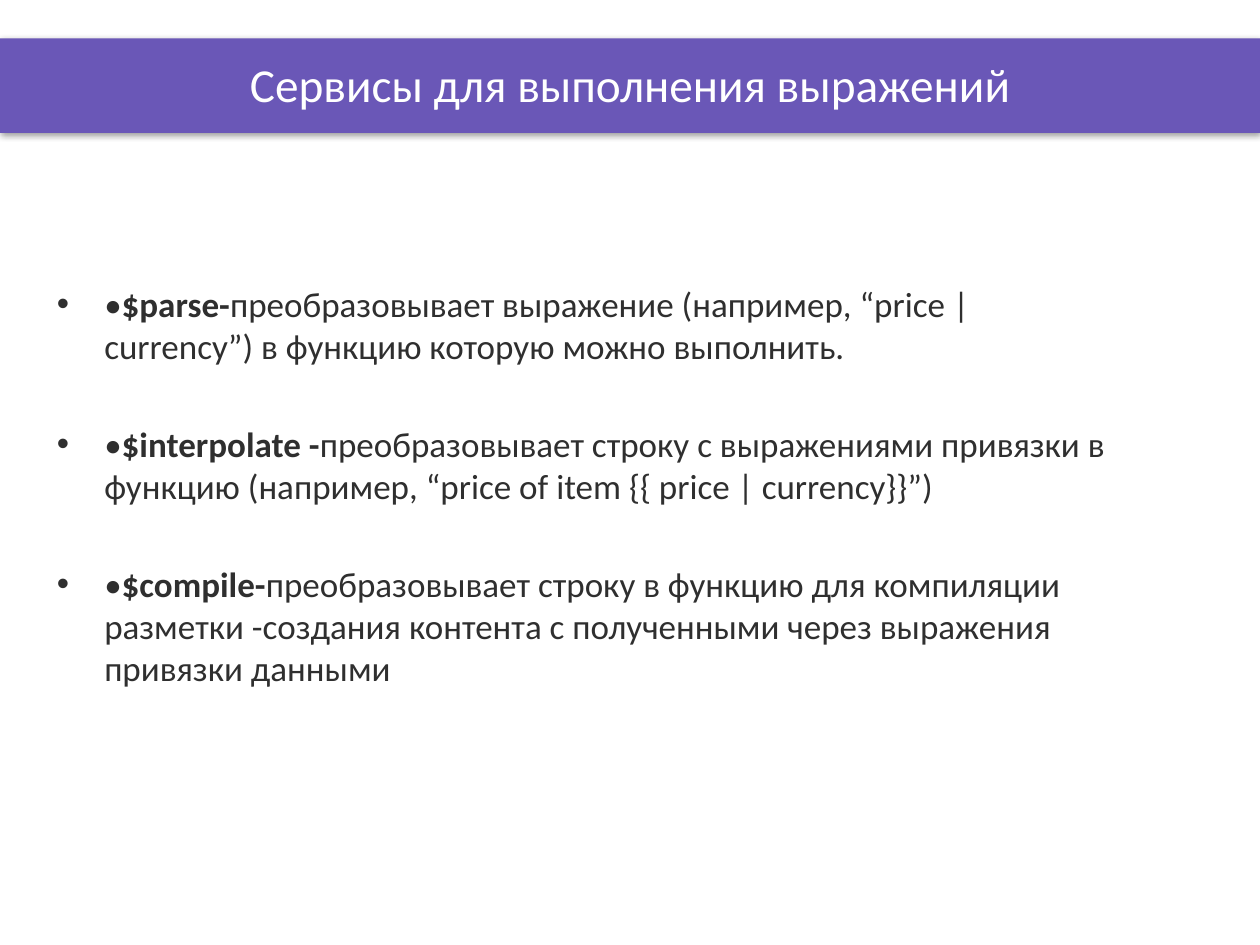
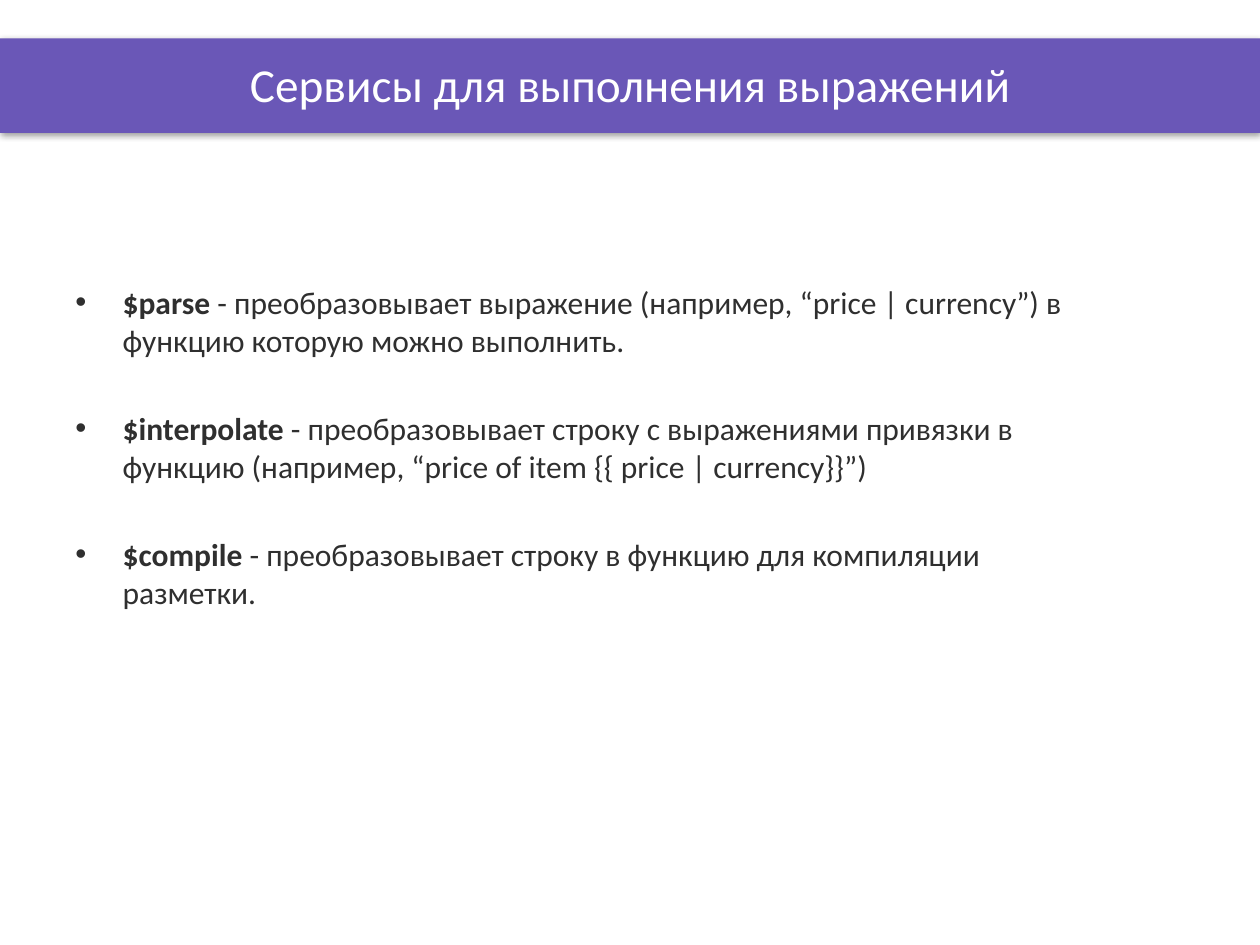
Before and after one commit to DinamickaDevelopment/ignite, a slide deck: slide 3 of AngularJS/lesson_15/Presentation/services_2.pptx. Drawn at 1260x945 pixels with LibreOffice and Linux fonts; fonts in the diff are those of the drawing; background and template pictures are left out. Boxes give left, top, right and bottom in pixels: in the first picture for what was removed or moved away, otherwise in the second. Text is boxed around its words. In the diff, an @@ line names an element or a change of style, - is before the commit and + after.

```diff
--- a/AngularJS/lesson_15/Presentation/services_2.pptx
+++ b/AngularJS/lesson_15/Presentation/services_2.pptx
@@ text at (x1=123, y1=291, x2=1061, y2=609): text changed; size 20 to 18 pt @@
-• •$parse-преобразовывает выражение (например, “price | currency”) в функцию которую можно выполнить.
-• •$interpolate -преобразовывает строку с выражениями привязки в функцию (например, “price of item {{ price | currency}}”)
-• •$compile-преобразовывает строку в функцию для компиляции разметки -создания контента с полученными через выражения привязки данными
+• $parse - преобразовывает выражение (например, “price | currency”) в функцию которую можно выполнить.
+• $interpolate - преобразовывает строку с выражениями привязки в функцию (например, “price of item {{ price | currency}}”)
+• $compile - преобразовывает строку в функцию для компиляции разметки.
```
Also in this commit, not shown: 4 other slides changed, 17 other files.
